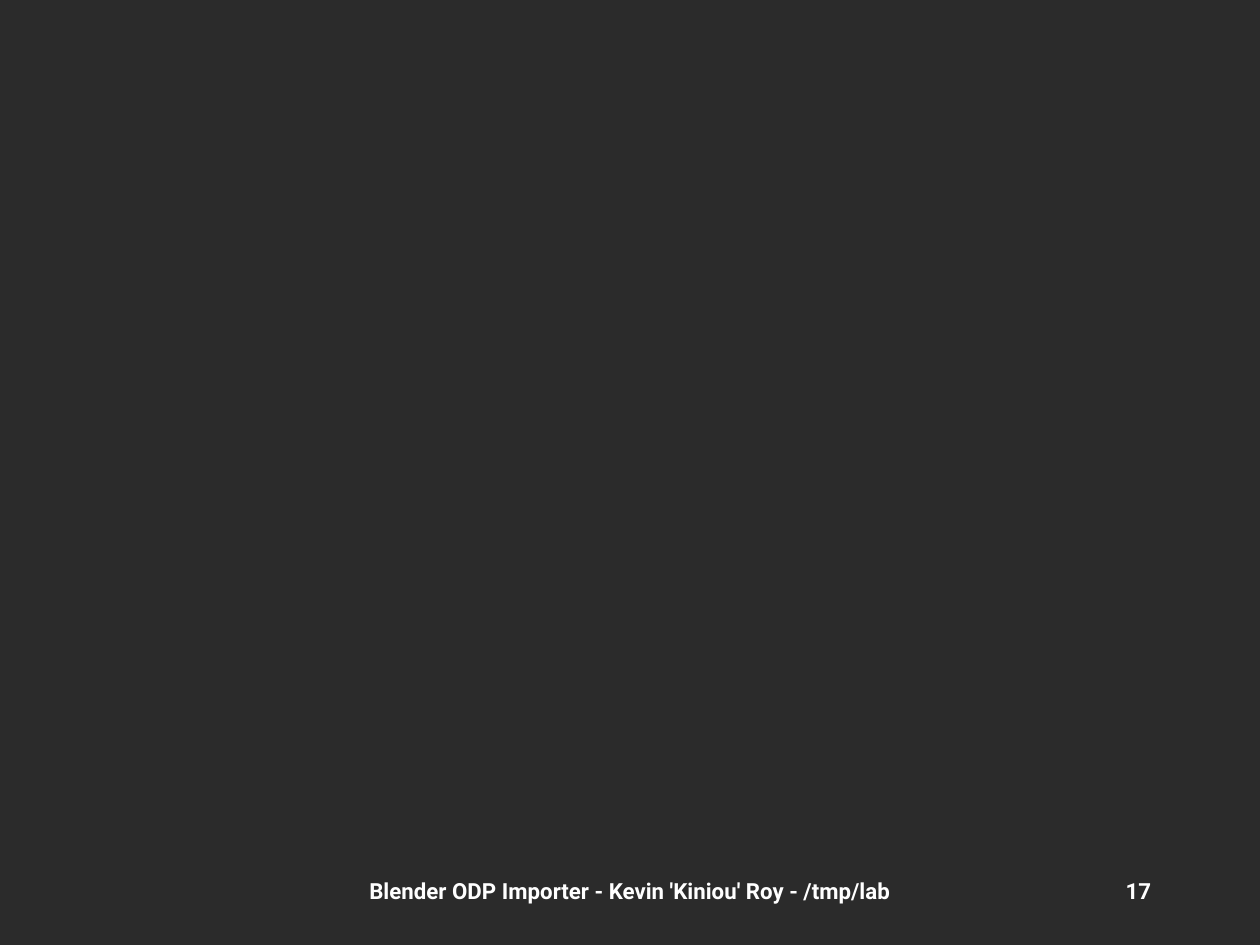
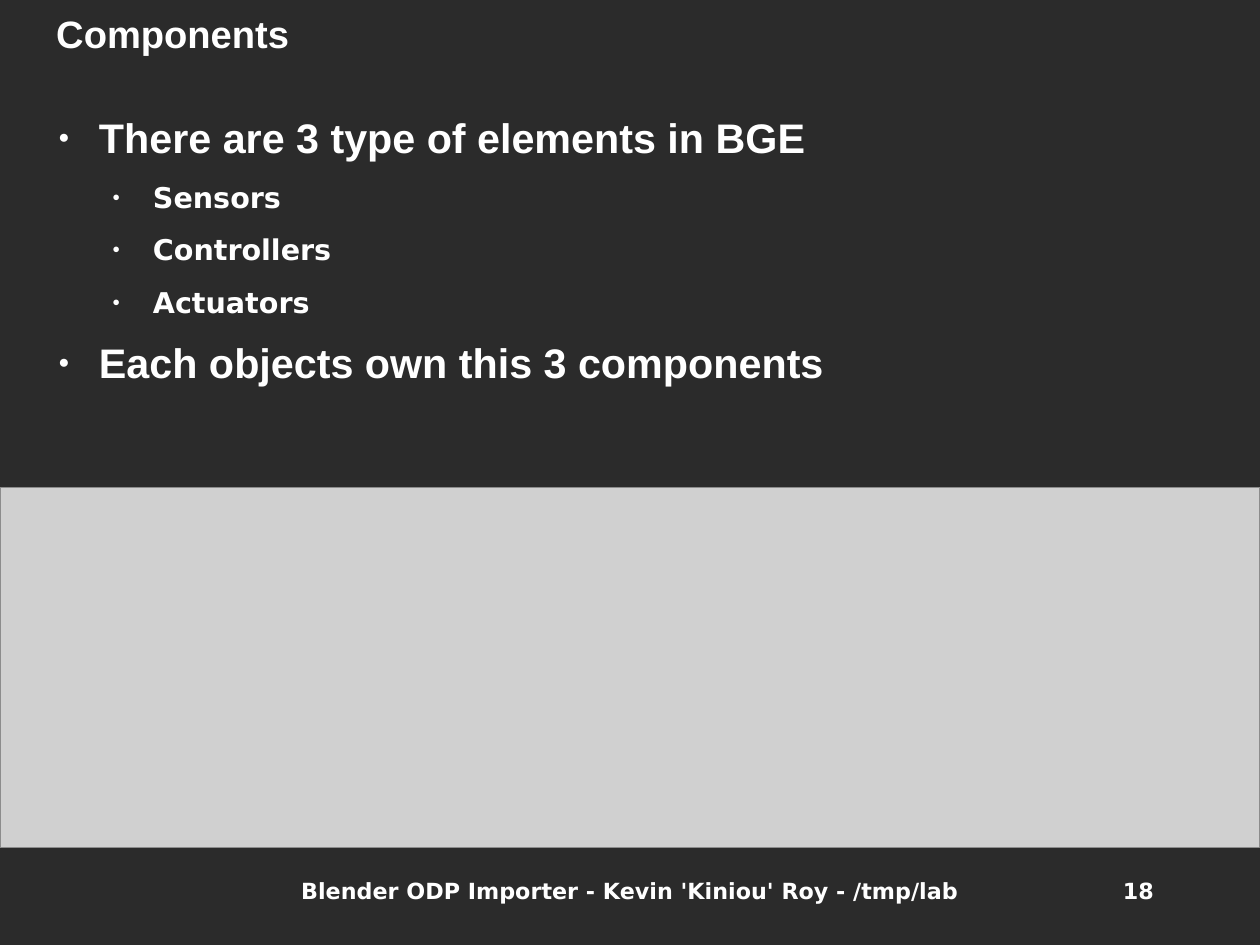
Before and after one commit to kiniou/blender-smooth-slides, a slide deck: slide 18 of import/doc/HSF2009.odp (slide 17 before the commit). Drawn at 1260x945 pixels with LibreOffice and Linux fonts; fonts in the diff are those of the drawing; grey boxes stand for pictures; background and template pictures are left out; a plain dark background stands for a picture behind light text. Boxes give left, top, right and bottom in pixels: in the first picture for what was removed or moved away, otherwise in the second. Text is boxed around its words. In the diff, an @@ line names an element or a change of style, - is before the commit and + after.

```diff
--- a/import/doc/HSF2009.odp
+++ b/import/doc/HSF2009.odp
@@ title added at <box>56,21,289,56</box>, 24 pt, text #FFFFFF, bold @@
+Components
@@ text added at <box>99,123,823,386</box>, 26 pt, text #FFFFFF, bold @@
+● There are 3 type of elements in BGE
+  ● Sensors
+  ● Controllers
+  ● Actuators
+● Each objects own this 3 components
@@ picture added at <box>0,487,1260,847</box> @@
@@ text "Blender ODP Importer - Kevin ..." at <box>301,882,958,904</box>: font Roboto to DejaVu Sans @@
@@ page number at <box>1123,882,1154,900</box>: text changed; font Roboto to DejaVu Sans @@
-17
+18
```
Also in this commit, not shown: 22 other slides changed, 7 slides added, 3 other files.
